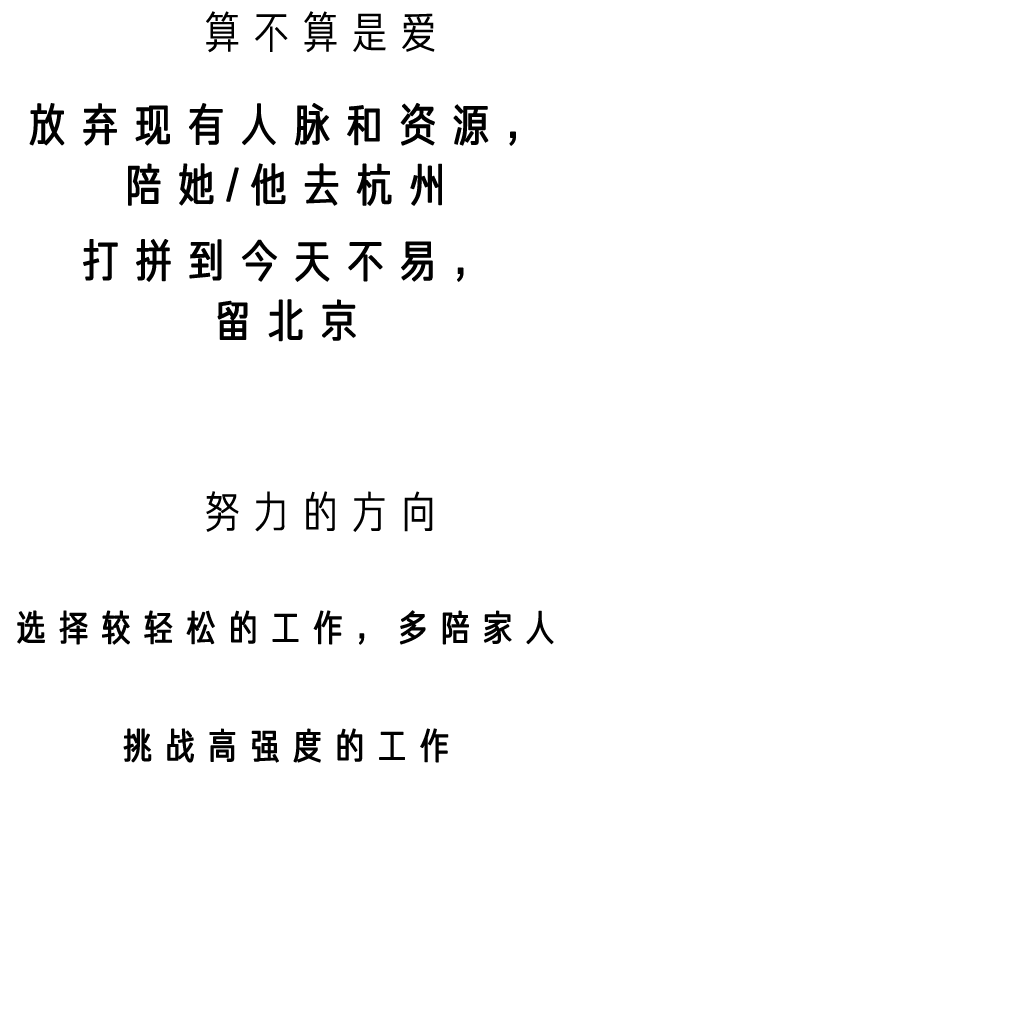
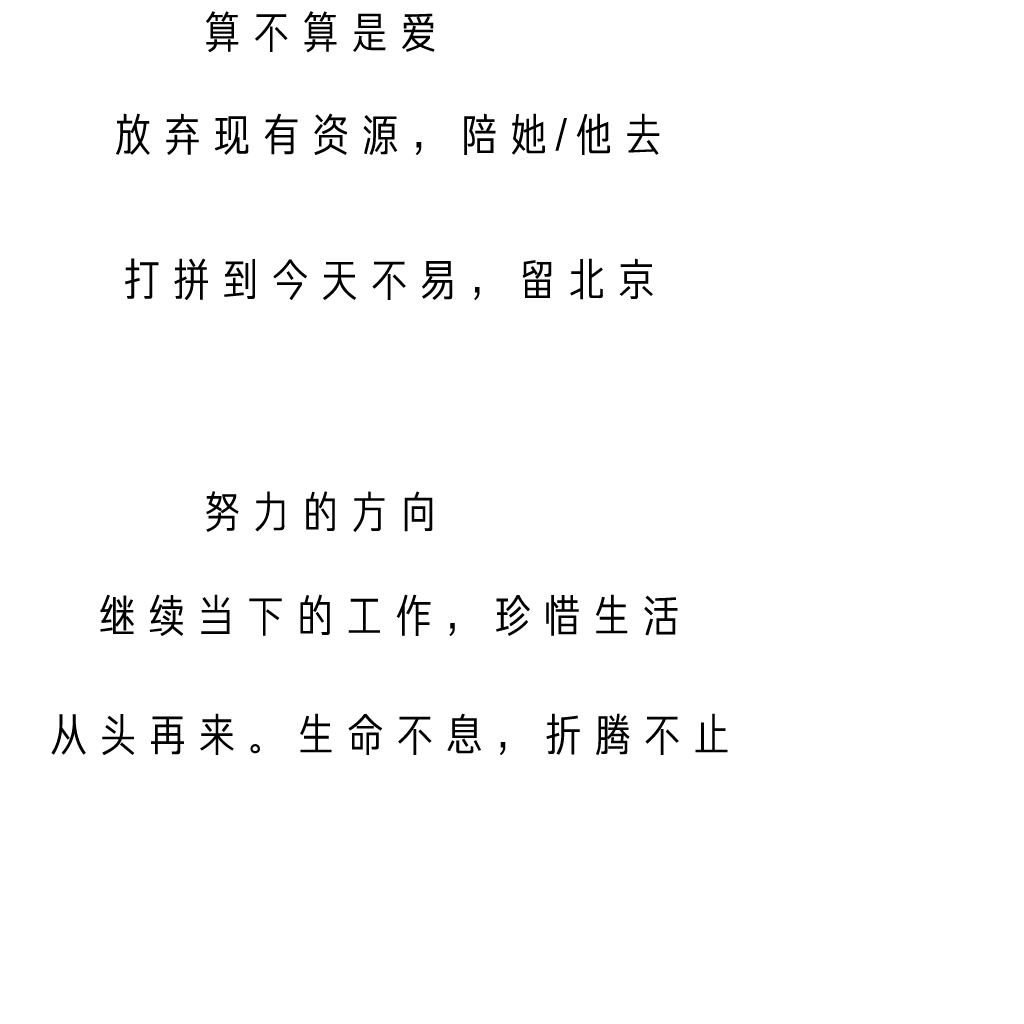
Revision of a layered 1024px x 1024px image; what changed, layer by layer:
hid "选择较轻松的工作，多陪家人" over [17, 610, 554, 645]
hid "挑战高强度的工作" over [123, 728, 449, 763]
added layer "从头再来。生命不息，折腾不止" in group "组 5" over [51, 713, 728, 755]
added layer "继续当下的工作，珍惜生活" in group "组 5" over [100, 594, 678, 636]
added layer "打拼到今天不易，留北京" in group "组 5" over [125, 258, 653, 300]
added layer "放弃现有资源，陪她/他去" in group "组 5" over [116, 113, 660, 155]
hid "放弃现有人脉和资源， 陪她/他去杭州" over [29, 103, 516, 206]
hid "打拼到今天不易， 留北京" over [83, 238, 464, 342]
